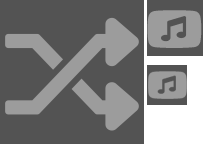
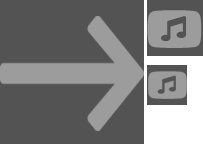
Layer changes from the first 203 × 144 image to the second:
added group "repeat" with 3 layers in group "Key Icons" over [0, 16, 144, 131]
added layer "repeat-none" in group "repeat" over [0, 16, 144, 131]
hid group "shuffle" (1st of 2, in "Key Icons") (1 layers) over [5, 17, 139, 131]
